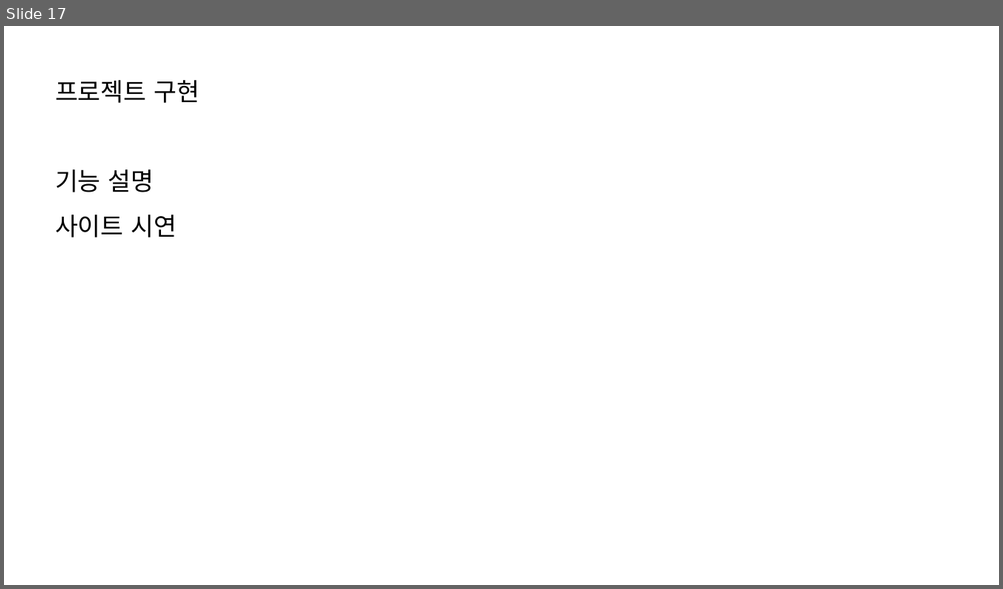
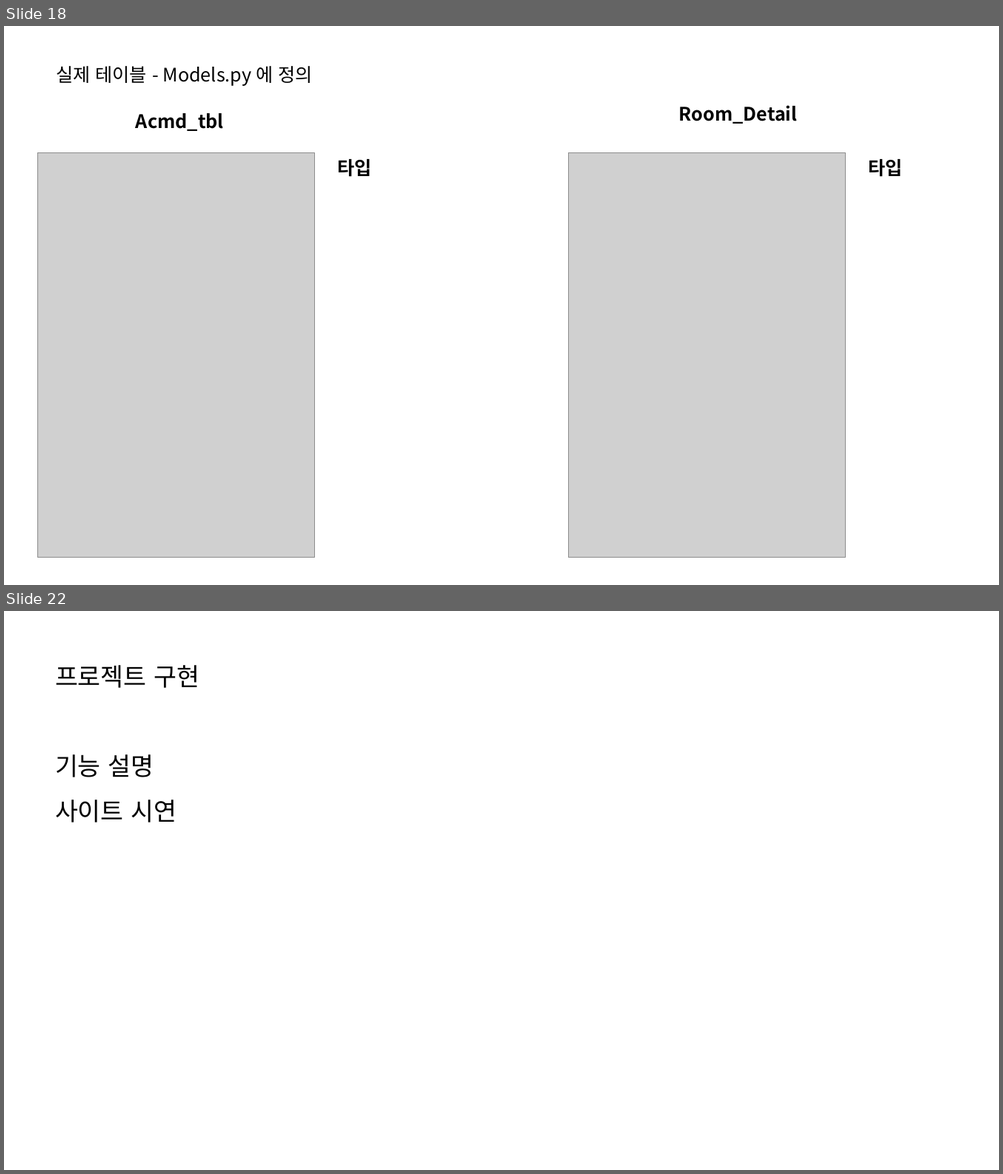
Before and after one commit to bomiiisong/Airbnb, a slide deck: presentation_template.pptx. Shown one above the other, each under a label of ours: slide 17 before the commit, slides 18 and 22 after it; the slides between them are not shown. The pictures are 1003x589 and 1003x1174 pixels, drawn with LibreOffice and Linux fonts; fonts in the diff are those of the drawing; grey boxes stand for pictures. Boxes give left, top, right and bottom in pixels: in the first picture for what was removed or moved away, otherwise in the second. Text is boxed around its words. In the diff, an @@ line names an element or a change of style, - is before the commit and + after.

```diff
--- a/presentation_template.pptx
+++ b/presentation_template.pptx
@@ slide 18 added at bbox=[4, 26, 999, 585], background #FFFFFF @@
@@ text added at bbox=[56, 66, 312, 86], 18 pt, text #000000 @@
+실제 테이블 - Models.py 에 정의
@@ text added at bbox=[136, 113, 224, 131], 18 pt, text #000000, bold @@
+Acmd_tbl
@@ text added at bbox=[679, 105, 797, 124], 18 pt, text #000000, bold @@
+Room_Detail
@@ picture added at bbox=[38, 153, 315, 558] @@
@@ picture added at bbox=[569, 153, 845, 558] @@
@@ text added at bbox=[337, 159, 371, 177], 18 pt, text #000000, bold @@
+타입
@@ text added at bbox=[868, 159, 902, 177], 18 pt, text #000000, bold @@
+타입
@@ what was slide 17 is now slide 22 @@
```
Also in this commit, not shown: 6 slides changed, 4 other slides added.
